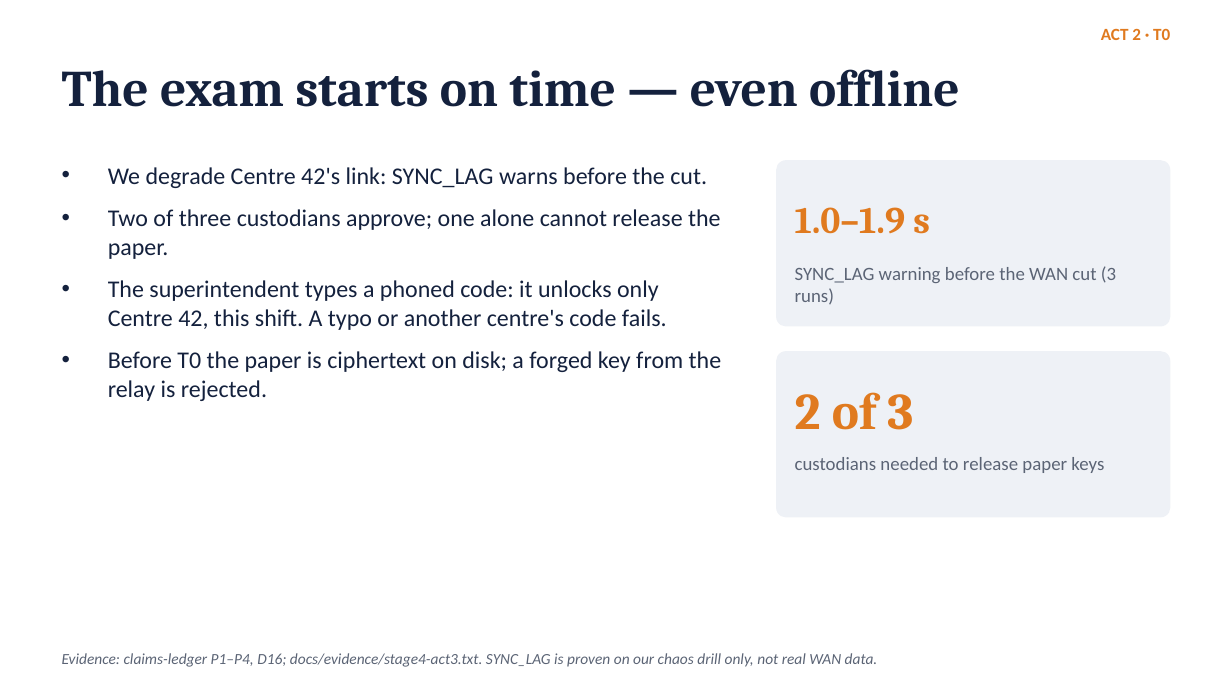
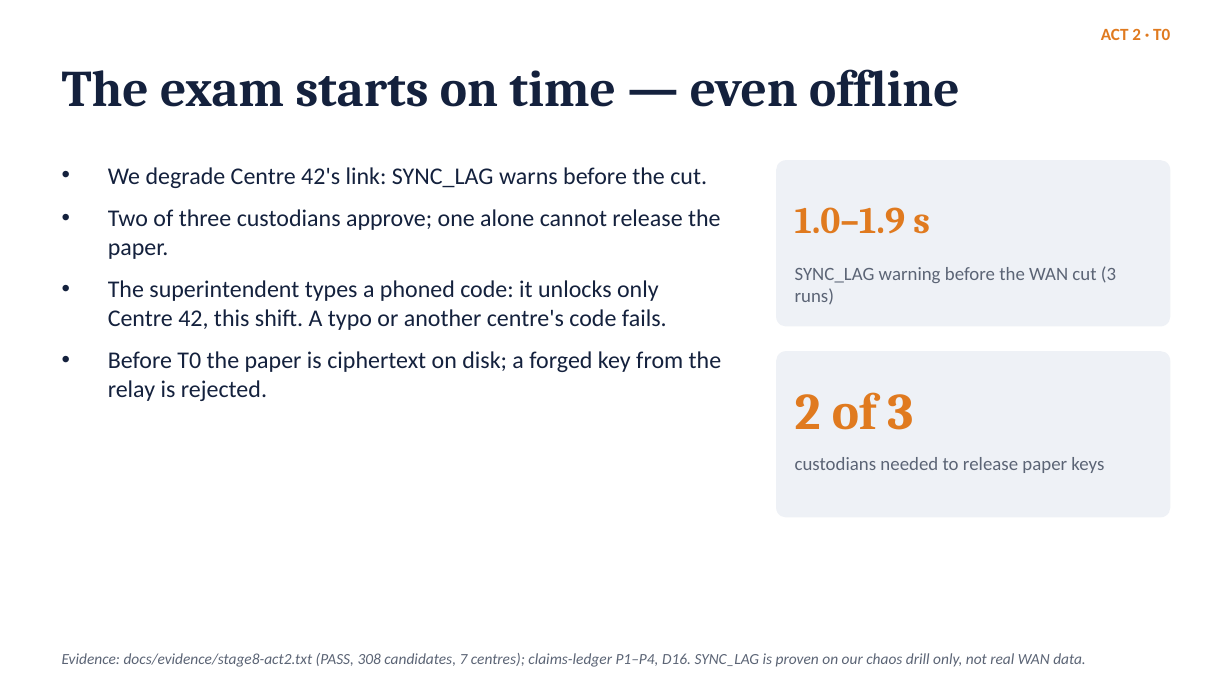
Before and after one commit to anirudh12032008/saakshi, a slide deck: slide 6 of docs/deck/saakshi.pptx. Drawn at 1232x693 pixels with LibreOffice and Linux fonts; fonts in the diff are those of the drawing. Boxes give left, top, right and bottom in pixels: in the first picture for what was removed or moved away, otherwise in the second. Text is boxed around its words. In the diff, an @@ line names an element or a change of style, - is before the commit and + after.

Commit message:
docs: measured numbers in README and deck; witness marked Built; Act 2 cites stage8-act2

```diff
--- a/docs/deck/saakshi.pptx
+++ b/docs/deck/saakshi.pptx
@@ text at box(62, 653, 1086, 667): text changed @@
-Evidence: claims-ledger P1–P4, D16; docs/evidence/stage4-act3.txt. SYNC_LAG is proven on our chaos drill only, not real WAN data.
+Evidence: docs/evidence/stage8-act2.txt (PASS, 308 candidates, 7 centres); claims-ledger P1–P4, D16. SYNC_LAG is proven on our chaos drill only, not real WAN data.
```
Also in this commit, not shown: 3 other slides changed, 1 slide added, 2 other files.
